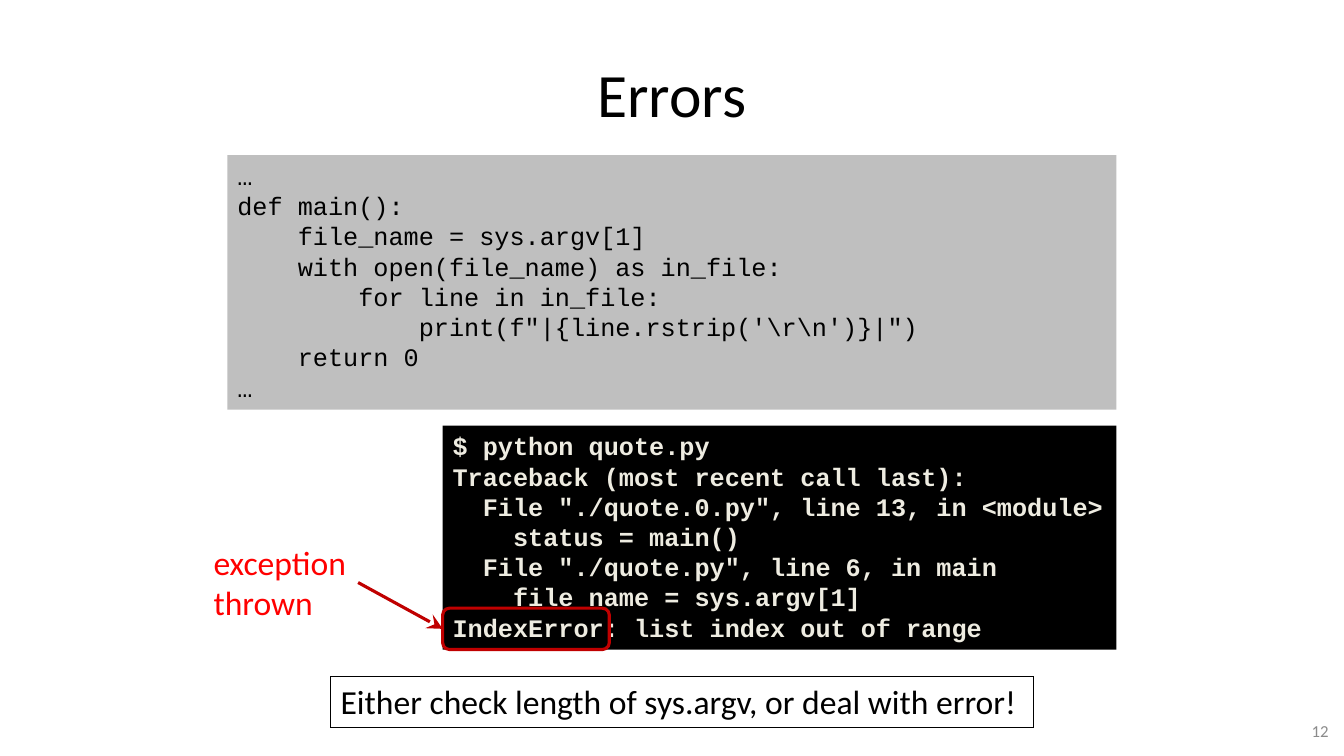
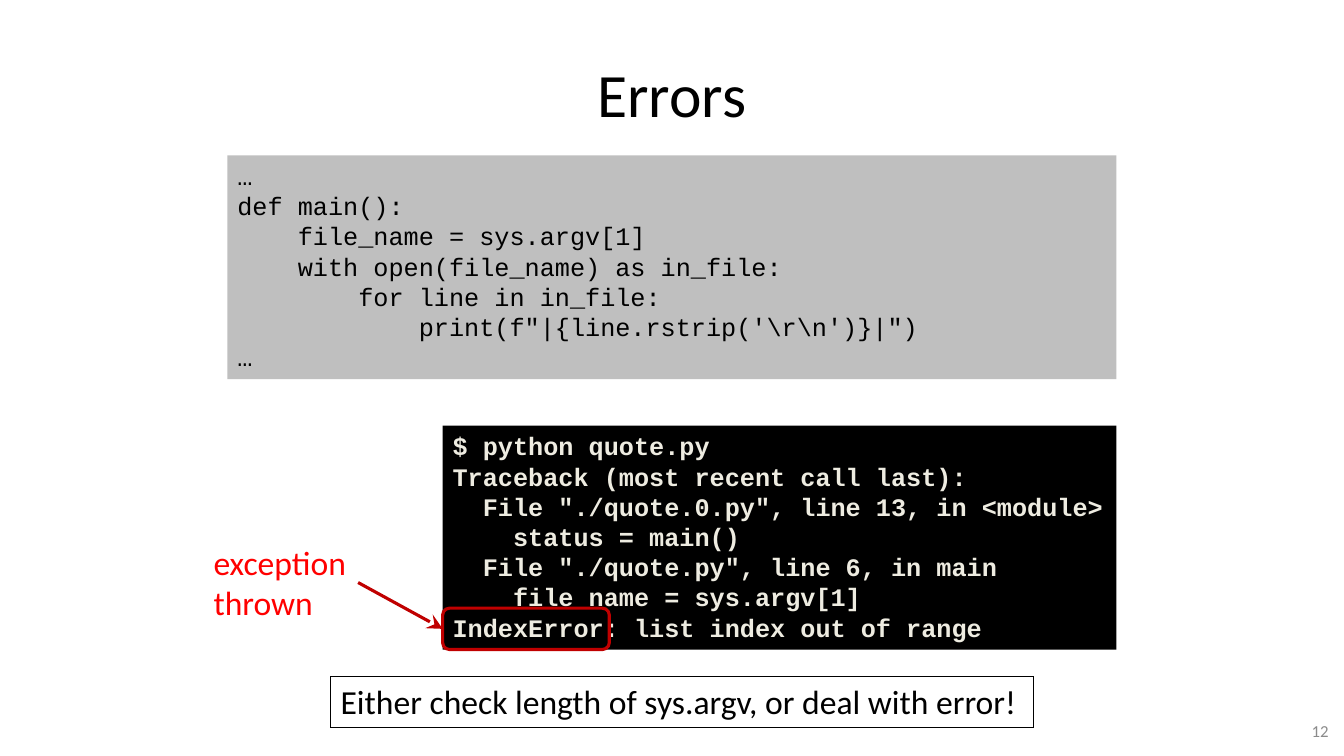
Before and after one commit to gjbex/Python-software-engineering, a slide deck: slide 12 of python_software_engineering.pptx. Drawn at 1344x756 pixels with LibreOffice and Linux fonts; fonts in the diff are those of the drawing. Boxes give left, top, right and bottom in pixels: in the first picture for what was removed or moved away, otherwise in the second. Text is boxed around its words. In the diff, an @@ line names an element or a change of style, - is before the commit and + after.

```diff
--- a/python_software_engineering.pptx
+++ b/python_software_engineering.pptx
@@ rectangle "…": place and size @@
-rectangle "…" at (228, 155, 1117, 409)
+rectangle "…" at (228, 155, 1117, 379)
@@ text in rectangle at (298, 349, 419, 367): paragraph removed @@
-return 0
```
Also in this commit, not shown: 3 other slides changed, 1 other file.
